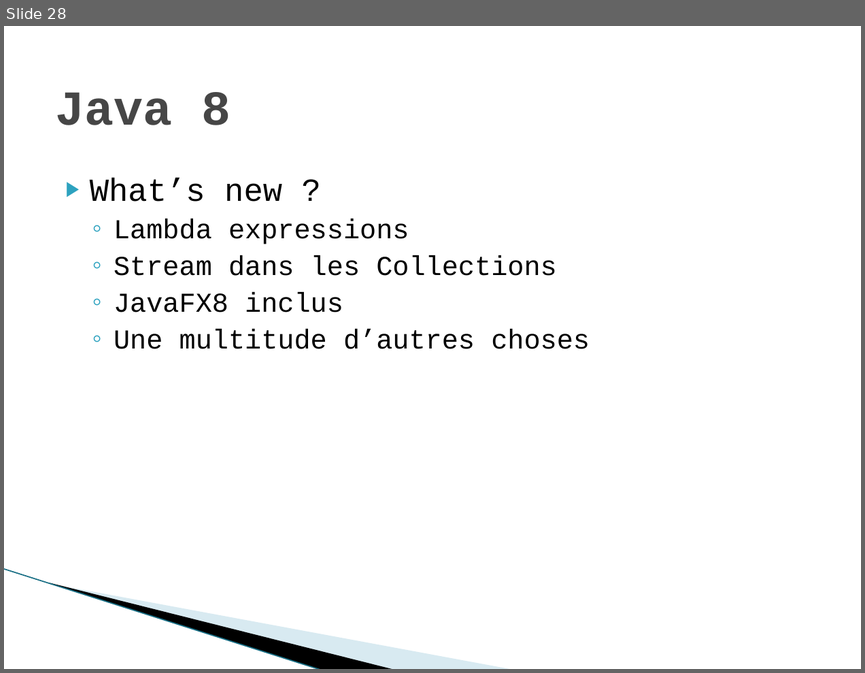
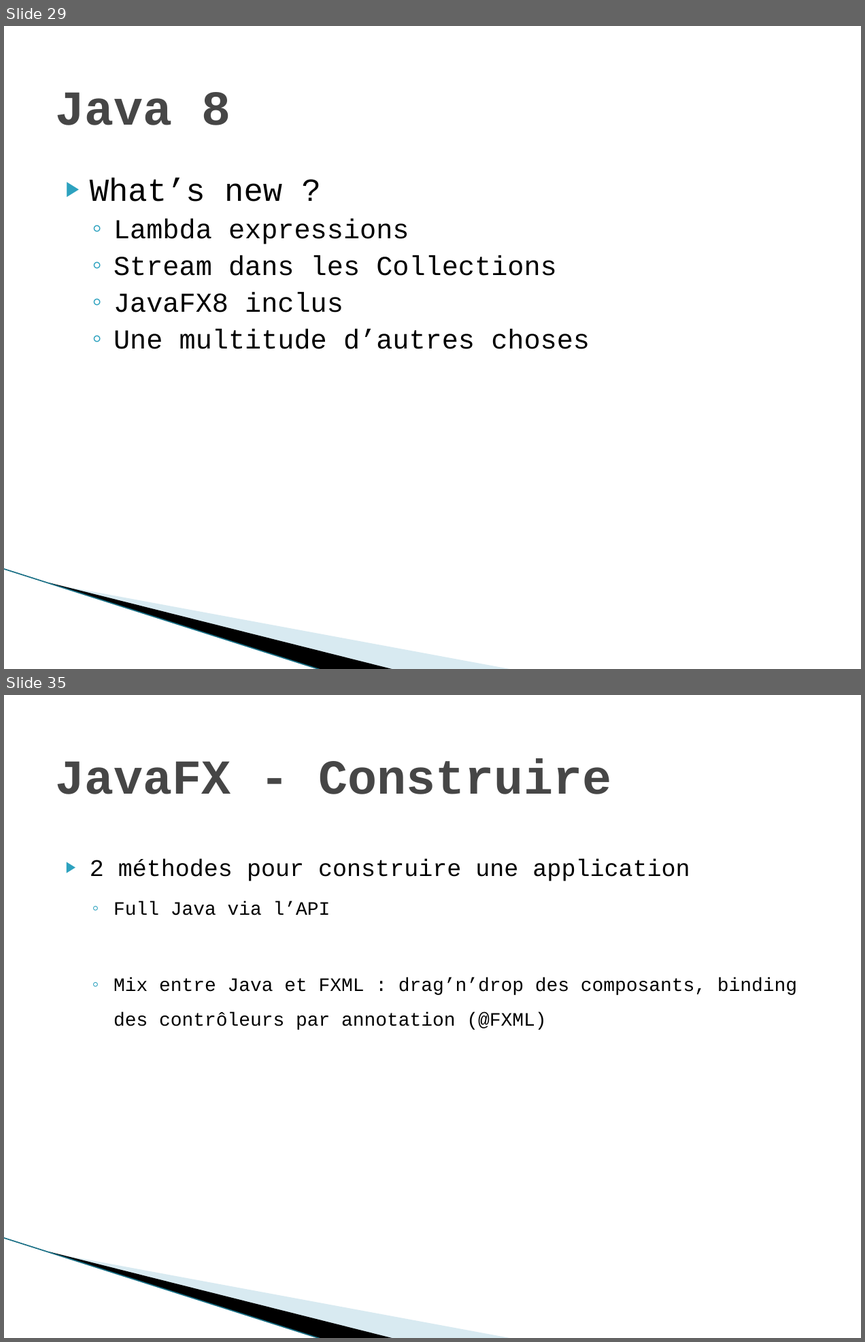
Before and after one commit to andreaubin/formationjava, a slide deck: resources/Java avancé.pptx. Shown one above the other, each under a label of ours: slide 28 before the commit, slides 29 and 35 after it; the slides between them are not shown. The pictures are 865x673 and 865x1342 pixels, drawn with LibreOffice and Linux fonts; fonts in the diff are those of the drawing; background and template pictures are left out. Boxes give left, top, right and bottom in pixels: in the first picture for what was removed or moved away, otherwise in the second. Text is boxed around its words. In the diff, an @@ line names an element or a change of style, - is before the commit and + after.

```diff
--- a/resources/Java avancé.pptx
+++ b/resources/Java avancé.pptx
@@ slide 35 added at (x1=4, y1=695, x2=861, y2=1338), background #FFFFFF; not listed: 3 template elements that a slide beside it also shows @@
@@ title added at (x1=55, y1=759, x2=611, y2=794), 41 pt, text #464646, bold @@
+JavaFX - Construire
@@ text added at (x1=90, y1=859, x2=797, y2=1030), 16 pt, text #000000 @@
+▶ 2 méthodes pour construire une application
+  ◦ Full Java via l’API
+  ◦ Mix entre Java et FXML : drag’n’drop des composants, binding des contrôleurs par annotation (@FXML)
@@ what was slide 28 is now slide 29 @@
```
Also in this commit, not shown: 8 other slides added.
